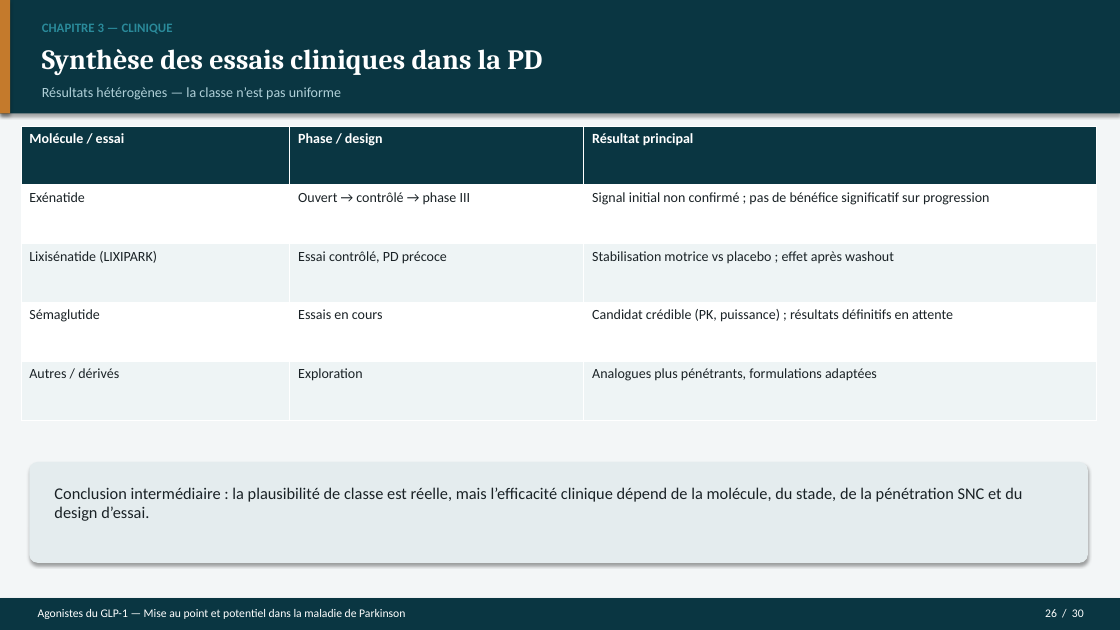
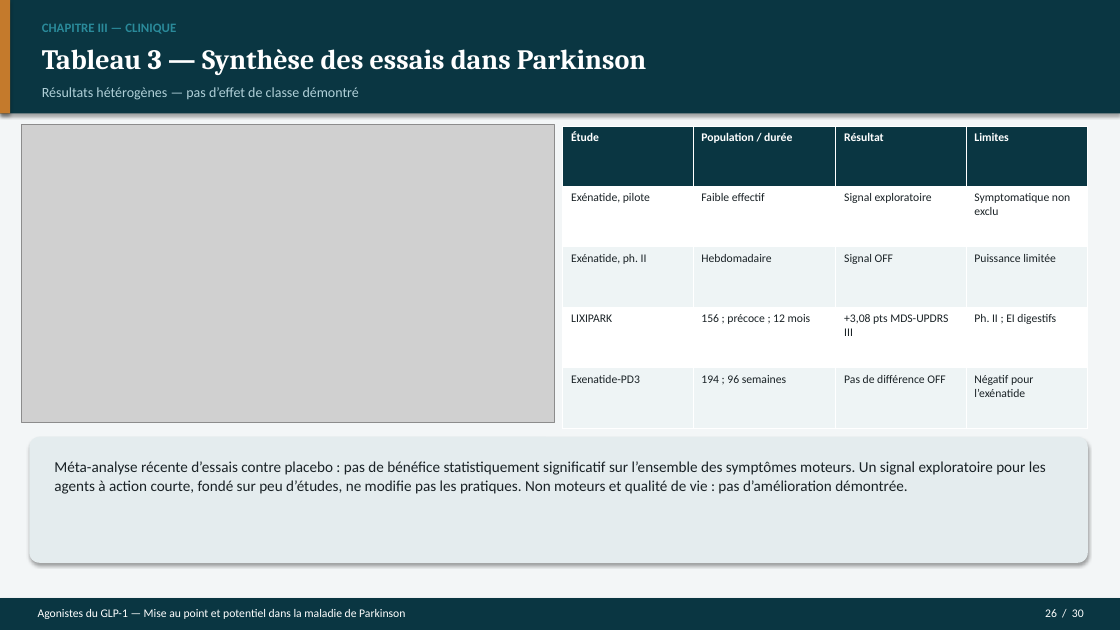
Before and after one commit to Mashtal-Platform/mashtal-platform, a slide deck: slide 26 of docs/presentation/Soutenance_GLP1_Parkinson.pptx. Drawn at 1120x630 pixels with LibreOffice and Linux fonts; fonts in the diff are those of the drawing; grey boxes stand for pictures. Boxes give left, top, right and bottom in pixels: in the first picture for what was removed or moved away, otherwise in the second. Text is boxed around its words. In the diff, an @@ line names an element or a change of style, - is before the commit and + after.

```diff
--- a/docs/presentation/Soutenance_GLP1_Parkinson.pptx
+++ b/docs/presentation/Soutenance_GLP1_Parkinson.pptx
@@ text at (42, 24, 176, 34): text changed @@
-CHAPITRE 3 — CLINIQUE
+CHAPITRE III — CLINIQUE
@@ text at (42, 49, 646, 75): text changed @@
-Synthèse des essais cliniques dans la PD
+Tableau 3 — Synthèse des essais dans Parkinson
@@ text at (42, 87, 359, 100): text changed @@
-Résultats hétérogènes — la classe n’est pas uniforme
+Résultats hétérogènes — pas d’effet de classe démontré
@@ table removed at (21, 126, 1096, 420), 5 rows, 3 columns @@
-Molécule / essai | Phase / design | Résultat principal
-Exénatide | Ouvert → contrôlé → phase III | Signal initial non confirmé ; pas de bénéfice significatif sur progression
-Lixisénatide (LIXIPARK) | Essai contrôlé, PD précoce | Stabilisation motrice vs placebo ; effet après washout
-Sémaglutide | Essais en cours | Candidat crédible (PK, puissance) ; résultats définitifs en attente
-Autres / dérivés | Exploration | Analogues plus pénétrants, formulations adaptées
@@ picture added at (21, 124, 555, 423) @@
@@ table added at (563, 126, 1088, 429), 5 rows, 4 columns @@
+Étude | Population / durée | Résultat | Limites
+Exénatide, pilote | Faible effectif | Signal exploratoire | Symptomatique non exclu
+Exénatide, ph. II | Hebdomadaire | Signal OFF | Puissance limitée
+LIXIPARK | 156 ; précoce ; 12 mois | +3,08 pts MDS-UPDRS III | Ph. II ; EI digestifs
+Exenatide-PD3 | 194 ; 96 semaines | Pas de différence OFF | Négatif pour l’exénatide
@@ rounded rectangle: place and size @@
-rounded rectangle at (29, 462, 1088, 563)
+rounded rectangle at (29, 437, 1088, 563)
@@ text added at (54, 461, 1046, 494), 13 pt, text #1A2226 @@
+Méta-analyse récente d’essais contre placebo : pas de bénéfice statistiquement significatif sur l’ensemble des symptômes moteurs. Un signal exploratoire pour les agents à action courte, fondé sur peu d’études, ne modifie pas les pratiques. Non moteurs et qualité de vie : pas d’amélioration démontrée.
@@ text removed at (54, 487, 1022, 521) @@
-Conclusion intermédiaire : la plausibilité de classe est réelle, mais l’efficacité clinique dépend de la molécule, du stade, de la pénétration SNC et du design d’essai.
```
Also in this commit, not shown: 19 other slides changed, 10 slides added, 10 slides removed, 7 other files.
